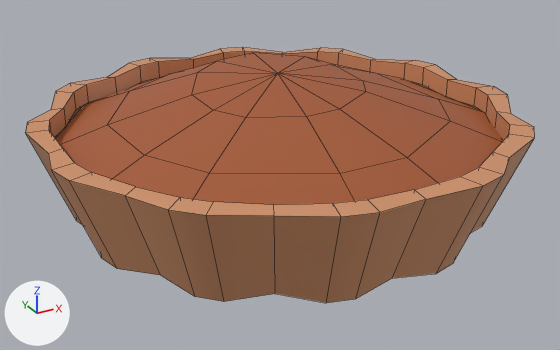
An edit to the FBX model Assets/Art/3D Assets/SM_Pumpkin_Pie.fbx, drawn before and after from the same camera.
The view is the same before and after, from a 50 mm camera at (-0.335, -0.601, 0.34) aimed at (-0.005, -0.001, 0.04). The lights are fixed; the arrows at lower left show +X, +Y and +Z. Mesh edges are drawn as thin lines. Where no turn or scale is listed for an object, it has been applied to the vertices.
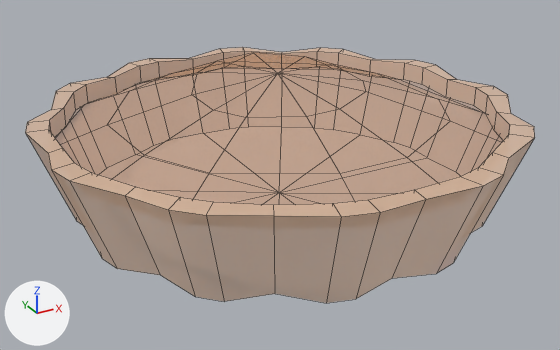
The newer file is also turned or shifted as a whole; pictures and numbers use the older file's frame.

Pixel boxes (x1, y1, x2, y2) of what changed, in the pictures (560 x 350 px; the box of a moved part takes in the faces that stretch with it):
'Cylinder.020', recoloured, reshaped, surface changed (not visible afterwards)
    before: (56, 53, 504, 205)
part 1 of me_cylinder_021, recoloured (brown to beige)
    both: (25, 47, 535, 303)
part 2 of me_cylinder_022, moved or reshaped (not visible afterwards)
    before: (380, 74, 504, 183)
part 3 of me_cylinder_022, surface changed (brown)
    before: (56, 53, 450, 205)

Diff of the bpy script that builds the scene:
```diff
--- a/Assets/Art/3D Assets/SM_Pumpkin_Pie.fbx.py
+++ b/Assets/Art/3D Assets/SM_Pumpkin_Pie.fbx.py
@@ img_foods_png @@
+img_foods_png = load_image('foods.png', '../Textures/foods.png', 256, 256, 'Non-Color')
@@ mat_material_055 @@
+mat_material_055 = bpy.data.materials.new('Material.055')
+# uses the picture img_foods_png
@@ me_cylinder_021 @@
 me_cylinder_021.from_pydata(...)  # 145 vertices, 120 faces; spans x -0.226..0.225, y -0.218..0.239, z 0.004..0.096
 # used by ob_cylinder_019; location = (0.002, 0.0016, 0.0077)
+# me_cylinder_021 part 1: 120 faces spanning x -0.226..0.225, y -0.218..0.239, z 0.004..0.096 switch from mat_material_051 (orange #cf9169) to mat_material_055
@@ me_cylinder_022 @@
 # used by ob_cylinder_020; location = (0.002, 0.0016, 0.0077)
-me_cylinder_022.from_pydata(...)  # 37 vertices, 36 faces; spans x -0.211..0.205, y -0.201..0.227, z 0.074..0.129
-me_cylinder_022.vertices[0].co = (0.205, 0.082, 0.075)
-me_cylinder_022.vertices[1].co = (0.162, 0.158, 0.074)
-me_cylinder_022.vertices[3].co = (0.205, -0.056, 0.075)
-me_cylinder_022.vertices[4].co = (0.162, -0.132, 0.075)
-me_cylinder_022.materials.append(mat_material_053)  # brown #a55830
+me_cylinder_022.from_pydata(...)  # 37 vertices, 36 faces; spans x -0.211..0.202, y -0.201..0.227, z 0.074..0.129
+# me_cylinder_022 part 2
+me_cylinder_022.vertices[0].co = (0.198, 0.082, 0.075)  # pixel (401, 80)
+me_cylinder_022.vertices[1].co = (0.155, 0.158, 0.074)  # pixel (333, 69)
+me_cylinder_022.vertices[3].co = (0.202, -0.056, 0.075)
+me_cylinder_022.vertices[4].co = (0.159, -0.132, 0.075)
+# me_cylinder_022 part 3: texture (UV) coordinates of 36 of 36 faces, centred in x -0.181..0.178, y -0.173..0.195, z 0.084..0.127, changed; they spanned u 0.39..0.69, v 0.4..0.7 and now span u 0.48..0.61, v 0.33..0.46
+me_cylinder_022.materials.append(mat_material_055)
```
